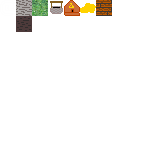
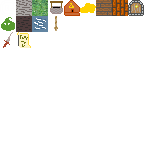
Revision of a layered w=160, h=160 image; what changed, layer by layer:
painted on "Background" over [1, 0, 144, 48]
